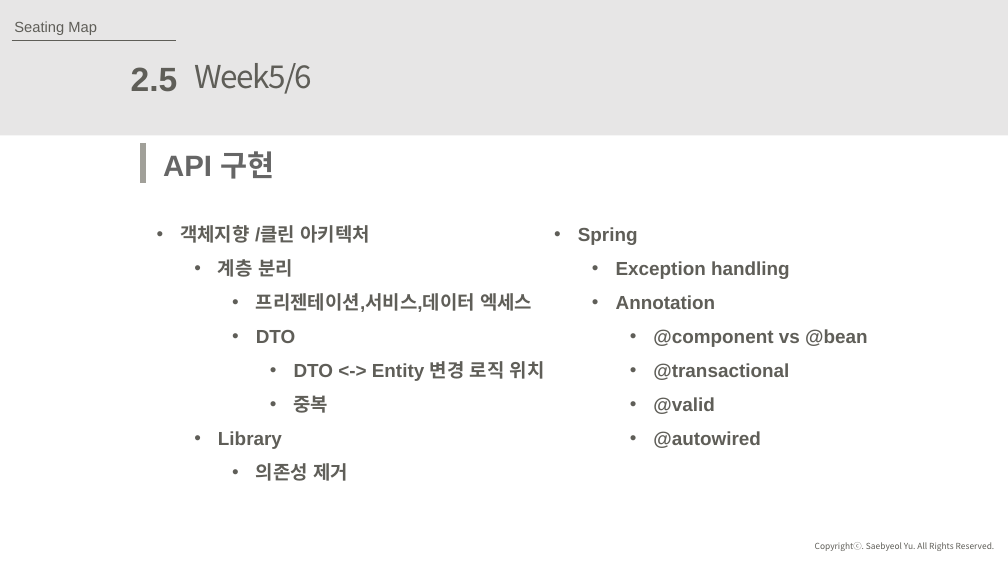
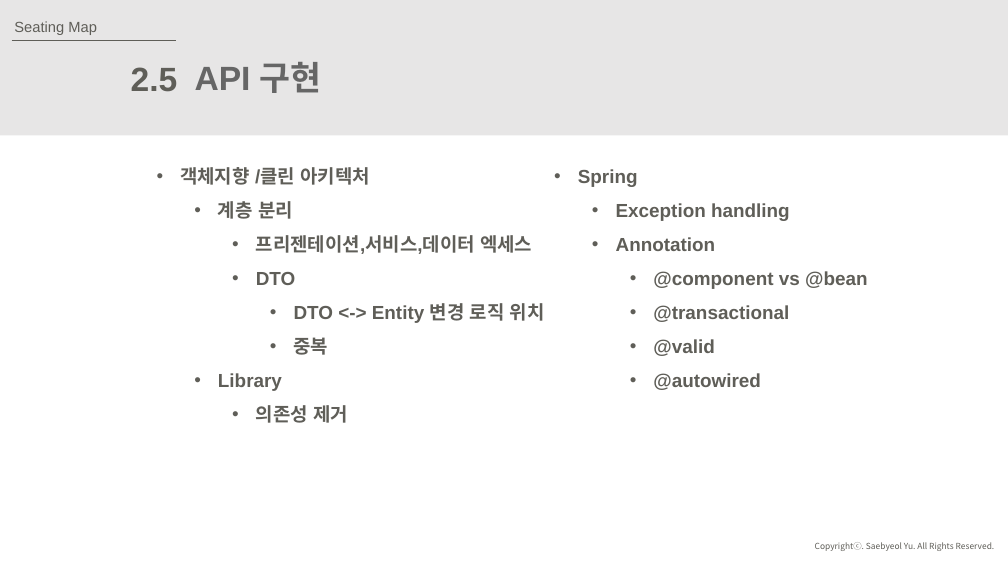
Before and after one commit to JuJinPark/interproject-process, a slide deck: slide 14 of 발표/internProject(20191015).pptx. Drawn at 1008x567 pixels with LibreOffice and Linux fonts; fonts in the diff are those of the drawing. Boxes give left, top, right and bottom in pixels: in the first picture for what was removed or moved away, otherwise in the second. Text is boxed around its words. In the diff, an @@ line names an element or a change of style, - is before the commit and + after.

```diff
--- a/발표/internProject(20191015).pptx
+++ b/발표/internProject(20191015).pptx
@@ text "API 구현": place and size @@
-text "API 구현" at (163, 151, 274, 179)
+text "API 구현" at (195, 62, 322, 93)
@@ text "API 구현" at (195, 62, 322, 93): size 28 to 32 pt @@
@@ text removed at (195, 63, 313, 94) @@
-Week5/6
@@ line removed from (143, 143) to (143, 184) @@
@@ text "객체지향 /클린 아키텍처": place and size @@
-text "객체지향 /클린 아키텍처" at (180, 225, 545, 481)
+text "객체지향 /클린 아키텍처" at (180, 167, 545, 423)
@@ text "Spring": place and size @@
-text "Spring" at (578, 227, 868, 448)
+text "Spring" at (578, 169, 868, 390)
```
Also in this commit, not shown: 11 other slides changed, 4 slides added, 1 slide removed.
